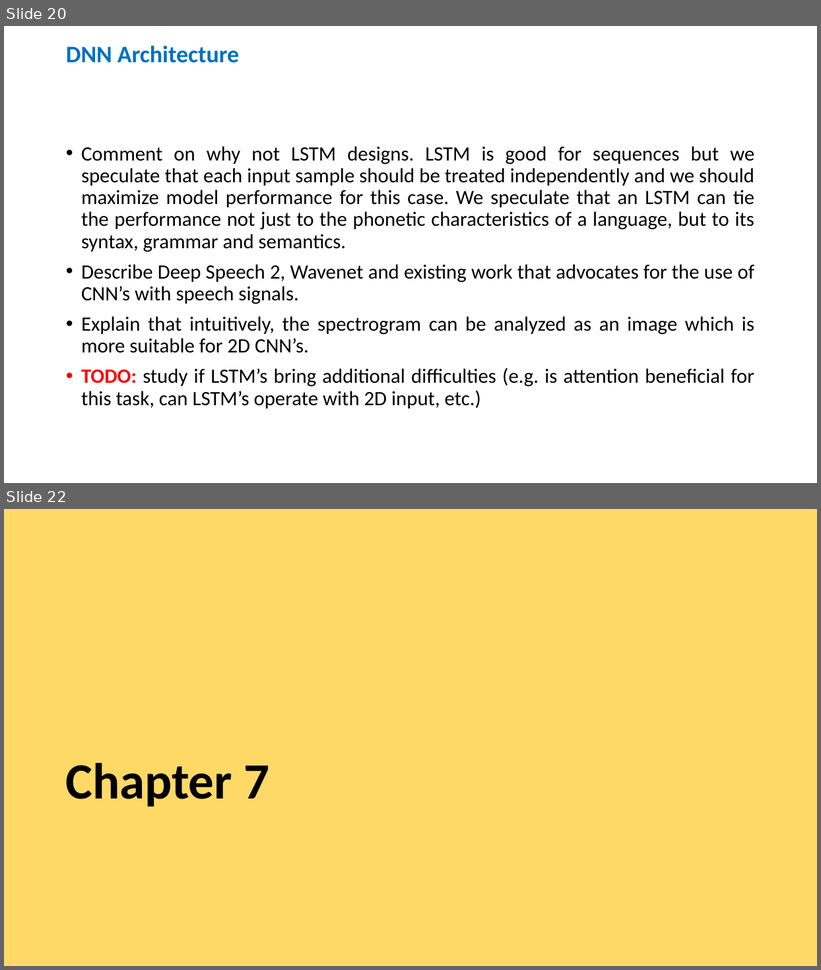
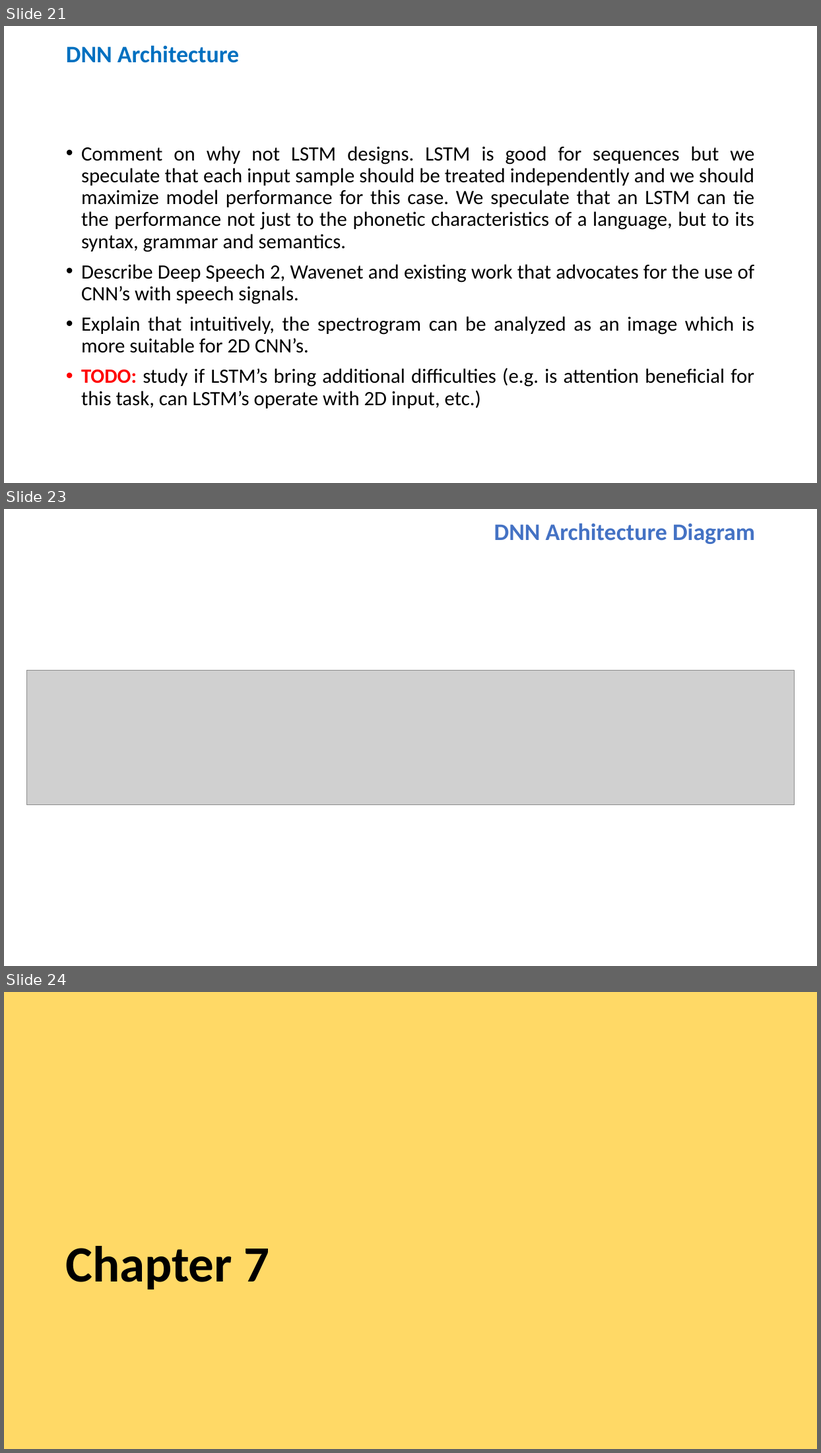
Before and after one commit to valentinandrei/saa_experiments, a slide deck: paper_writing/TOC.pptx. Shown one above the other, each under a label of ours: slides 20 and 22 before the commit, slides 21, 23 and 24 after it; the slides between them are not shown. The pictures are 821x970 and 821x1453 pixels, drawn with LibreOffice and Linux fonts; fonts in the diff are those of the drawing; grey boxes stand for pictures. Boxes give left, top, right and bottom in pixels: in the first picture for what was removed or moved away, otherwise in the second. Text is boxed around its words. In the diff, an @@ line names an element or a change of style, - is before the commit and + after.

```diff
--- a/paper_writing/TOC.pptx
+++ b/paper_writing/TOC.pptx
@@ slide 23 added at [4, 509, 817, 966], background #FFFFFF @@
@@ title added at [494, 523, 755, 544], 28 pt, text #4472C4, bold @@
+DNN Architecture Diagram
@@ picture added at [27, 671, 795, 805] @@
@@ what was slide 20 is now slide 21 @@
@@ what was slide 22 is now slide 24 @@
```
Also in this commit, not shown: 12 slides changed, 3 other slides added, 1 slide removed, 37 other files.
